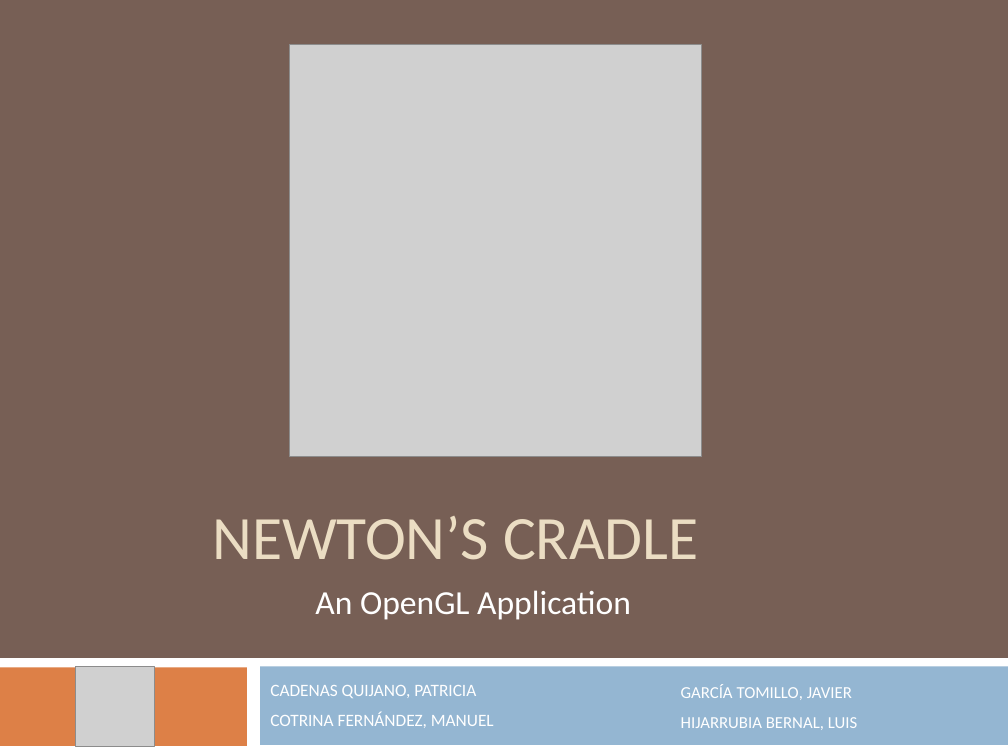
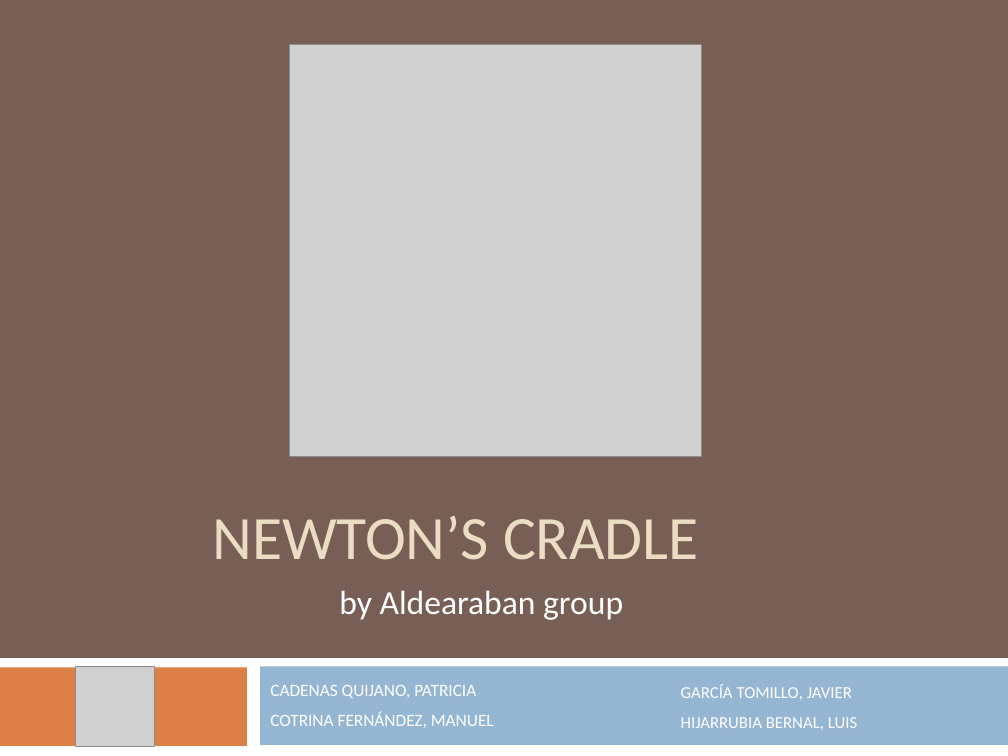
Before and after one commit to avatarreturn/newton-cradle, a slide deck: slide 1 of Newton1/documentacion/Presentation.pptx. Drawn at 1008x756 pixels with LibreOffice and Linux fonts; fonts in the diff are those of the drawing; grey boxes stand for pictures. Boxes give left, top, right and bottom in pixels: in the first picture for what was removed or moved away, otherwise in the second. Text is boxed around its words. In the diff, an @@ line names an element or a change of style, - is before the commit and + after.

```diff
--- a/Newton1/documentacion/Presentation.pptx
+++ b/Newton1/documentacion/Presentation.pptx
@@ text at (339,590,623,620): text changed @@
-An OpenGL Application
+by Aldearaban group
```
Also in this commit, not shown: 8 other slides changed.
